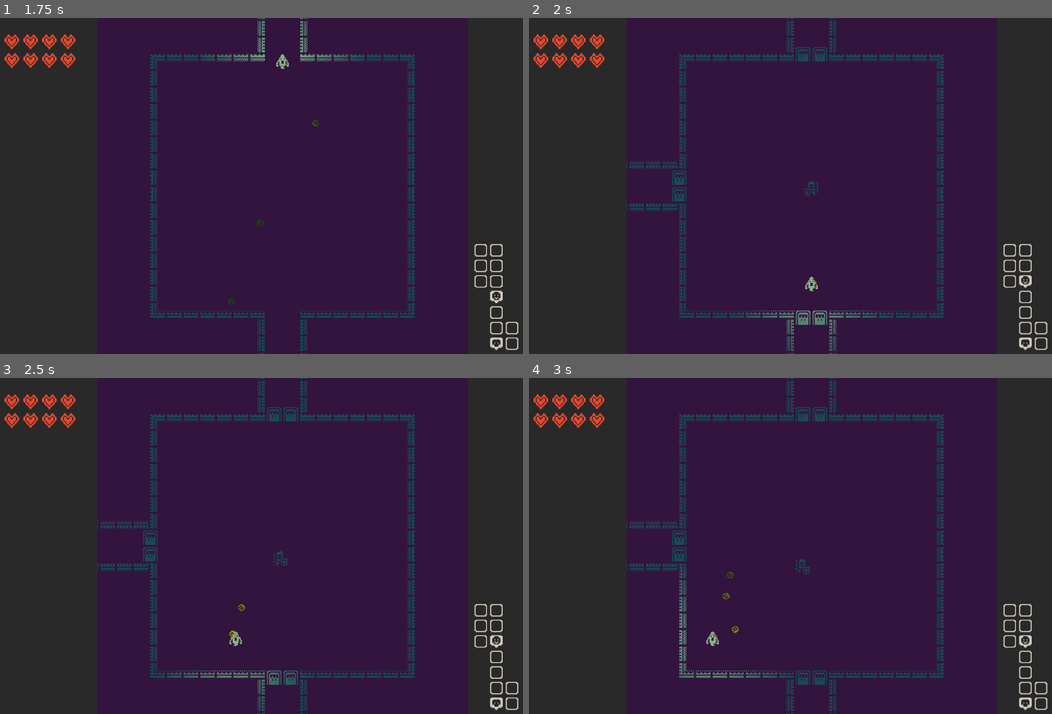
Above: before the commit, frames 1-4 (two rows, left to right).
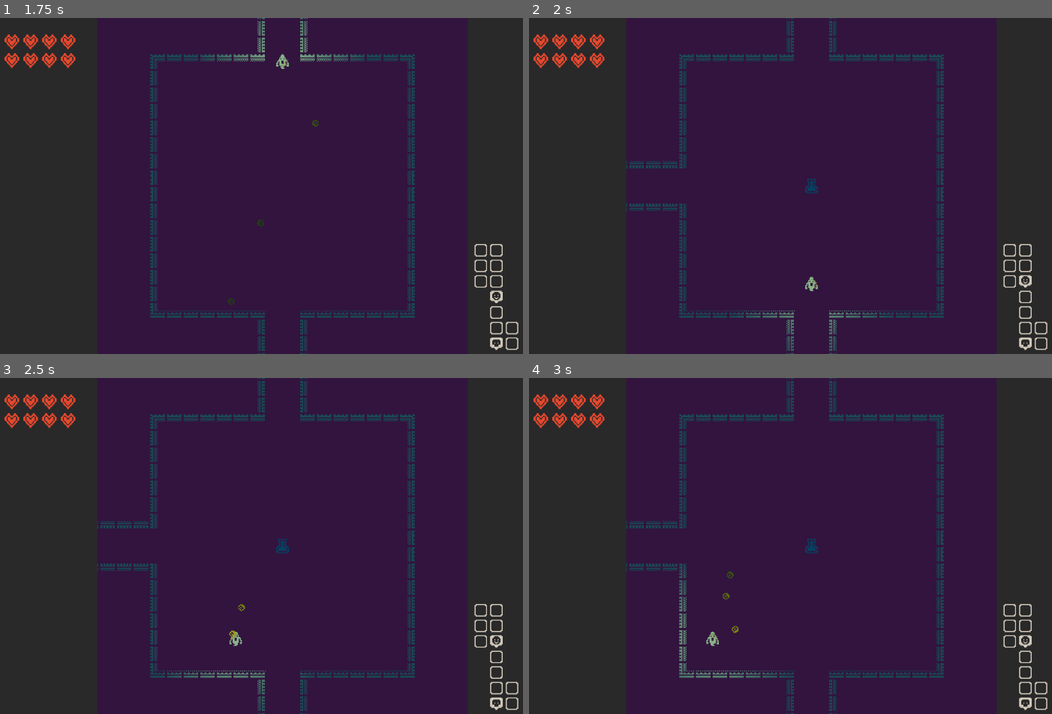
Above: after the commit, the same moments.

Repository: efredericks/gp-roguelite
Game: Godot game, scene res://scenes/main.tscn
The game is run twice, just before and just after one commit, with the same random seed, the same clock (stepped at 60 frames per second) and the same inputs. Sound files missing from this copy of the repository are replaced by a short silence.
Inputs (mouse positions are in pixels of both pictures, inside the frame that each line leads up to):
- Up to frame 1 (1.75 s): tap Enter at 0.5 s; move the mouse to (251, 253) at 0.52 s; press the mouse at (251, 253) at 0.53 s; hold W (move_up) from 0.53 s (still down); tap Space at 1.25 s; move the mouse to (460, 236) at 1.27 s; release the mouse at (460, 236) at 1.28 s; click (460, 236) at 1.35 s
- Up to frame 2 (2 s): keep holding W (move_up)
- Up to frame 3 (2.5 s): move the mouse to (104, 495) at 2.02 s; release W (move_up) at 2.03 s; press the mouse at (104, 495) at 2.03 s; hold A (move_left) from 2.03 s (still down)
- Up to frame 4 (3 s): keep holding A (move_left); move the mouse to (842, 546) at 2.77 s; release the mouse at (842, 546) at 2.78 s; click (842, 546) at 2.85 s

Frame 1 is identical in both runs. In frame 2, 0.5% of the frame differs, in the area x 27-58%, y 8-92%; in frame 3, 0.6%, in the area x 27-57%, y 8-92%; in frame 4, 0.6%.

Commit message:
obstacle

Diff:
--- a/scenes/main.tscn
+++ b/scenes/main.tscn
@@ -9,6 +9,7 @@
 [ext_resource type="PackedScene" uid="uid://cjq2k1sndufm7" path="res://scenes/rooms/room_enemy4.tscn" id="5_o6xl0"]
 [ext_resource type="PackedScene" uid="uid://dbyhi0jgarv2n" path="res://scenes/rooms/room_item.tscn" id="6_tipki"]
 [ext_resource type="PackedScene" uid="uid://b4n2l07xagvlm" path="res://scenes/rooms/room_boss.tscn" id="7_a8y0u"]
+[ext_resource type="PackedScene" uid="uid://yugfn331h76q" path="res://scenes/rooms/room_obstacle.tscn" id="7_jkv2x"]
 [ext_resource type="Texture2D" uid="uid://xeimak4yjnks" path="res://assets/sprites/kenney_1bit_pack/colored-transparent_packed.png" id="9_85g3d"]
 [ext_resource type="Script" uid="uid://tqo0vire5fdf" path="res://scripts/minimap.gd" id="9_choun"]
 [ext_resource type="Script" uid="uid://jv8w1lk2noj3" path="res://scripts/player_health_ui.gd" id="9_eb6dy"]
@@ -30,7 +31,7 @@
 map_size = null
 rooms_to_generate = null
 first_room_scene = ExtResource("2_tefeu")
-room_scenes = Array[PackedScene]([ExtResource("3_o6xl0"), ExtResource("4_tipki"), ExtResource("5_o6xl0"), ExtResource("6_tipki")])
+room_scenes = Array[PackedScene]([ExtResource("3_o6xl0"), ExtResource("4_tipki"), ExtResource("5_o6xl0"), ExtResource("6_tipki"), ExtResource("7_jkv2x")])
 boss_room = ExtResource("7_a8y0u")
 player = NodePath("../player")
 
--- /dev/null
+++ b/scenes/obstacles/obstacle.tscn
@@ -0,0 +1,19 @@
+[gd_scene format=3 uid="uid://cu1o0tgc3ie6r"]
+
+[ext_resource type="Script" uid="uid://py77xffwbs5n" path="res://scripts/obstacle.gd" id="1_fmab6"]
+[ext_resource type="Texture2D" uid="uid://xeimak4yjnks" path="res://assets/sprites/kenney_1bit_pack/colored-transparent_packed.png" id="1_hof70"]
+
+[sub_resource type="RectangleShape2D" id="RectangleShape2D_fmab6"]
+size = Vector2(14, 14)
+
+[node name="obstacle" type="StaticBody2D" unique_id=1077405644]
+collision_mask = 15
+script = ExtResource("1_fmab6")
+
+[node name="Sprite2D" type="Sprite2D" parent="." unique_id=873543700]
+texture = ExtResource("1_hof70")
+region_enabled = true
+region_rect = Rect2(273, 273, 14, 14)
+
+[node name="CollisionShape2D" type="CollisionShape2D" parent="." unique_id=47752433]
+shape = SubResource("RectangleShape2D_fmab6")
--- /dev/null
+++ b/scenes/rooms/room_obstacle.tscn
@@ -0,0 +1,25 @@
+[gd_scene format=3 uid="uid://yugfn331h76q"]
+
+[ext_resource type="PackedScene" uid="uid://bkr5odomb4gac" path="res://scenes/rooms/room_template.tscn" id="1_cag6b"]
+[ext_resource type="PackedScene" uid="uid://cu1o0tgc3ie6r" path="res://scenes/obstacles/obstacle.tscn" id="2_wbsp6"]
+[ext_resource type="PackedScene" uid="uid://b37onasdp1ora" path="res://scenes/enemies/enemy.tscn" id="3_pwjq1"]
+
+[node name="room_template" unique_id=2016595394 instance=ExtResource("1_cag6b")]
+
+[node name="obstacle" parent="." index="10" unique_id=1832884261 instance=ExtResource("2_wbsp6")]
+position = Vector2(-36, 36)
+
+[node name="obstacle2" parent="." index="11" unique_id=960130378 instance=ExtResource("2_wbsp6")]
+position = Vector2(36, 36)
+
+[node name="obstacle3" parent="." index="12" unique_id=817958863 instance=ExtResource("2_wbsp6")]
+position = Vector2(-36, -36)
+
+[node name="obstacle4" parent="." index="13" unique_id=816375626 instance=ExtResource("2_wbsp6")]
+position = Vector2(36, -36)
+
+[node name="enemy" parent="." index="14" unique_id=1570522543 instance=ExtResource("3_pwjq1")]
+position = Vector2(-36, 0)
+
+[node name="enemy2" parent="." index="15" unique_id=179473703 instance=ExtResource("3_pwjq1")]
+position = Vector2(36, 0)
--- /dev/null
+++ b/scripts/obstacle.gd
@@ -0,0 +1,14 @@
+# extends Area2D
+extends StaticBody2D
+
+@export var destructible: bool = false
+
+
+# Called when the node enters the scene tree for the first time.
+func _ready() -> void:
+	pass # Replace with function body.
+
+
+# Called every frame. 'delta' is the elapsed time since the previous frame.
+func _process(delta: float) -> void:
+	pass
Not shown, added: scripts/obstacle.gd.uid
